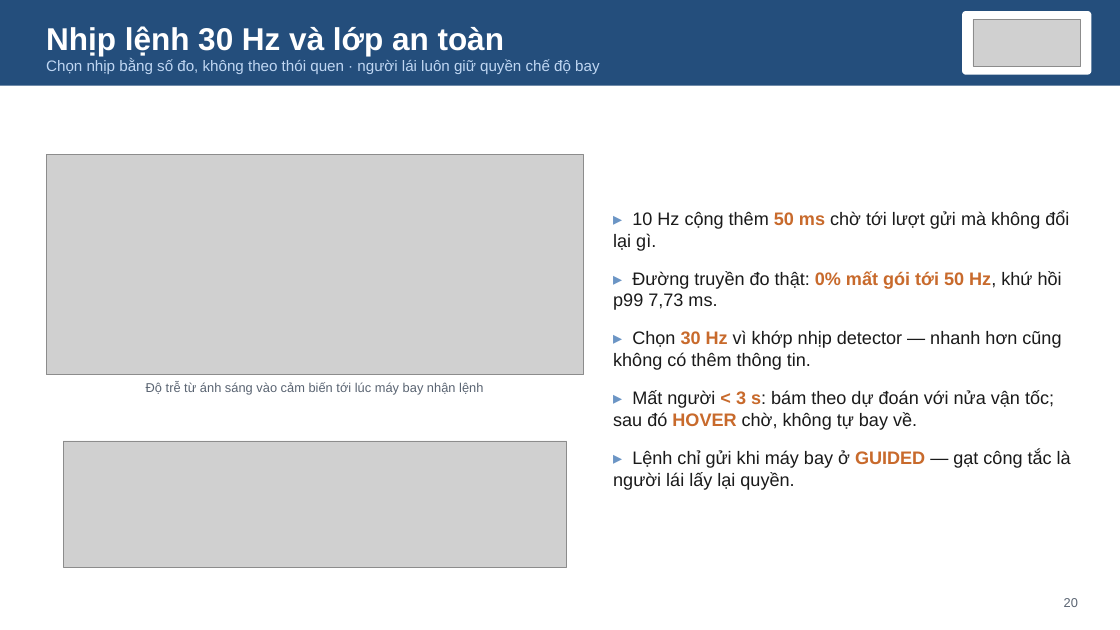
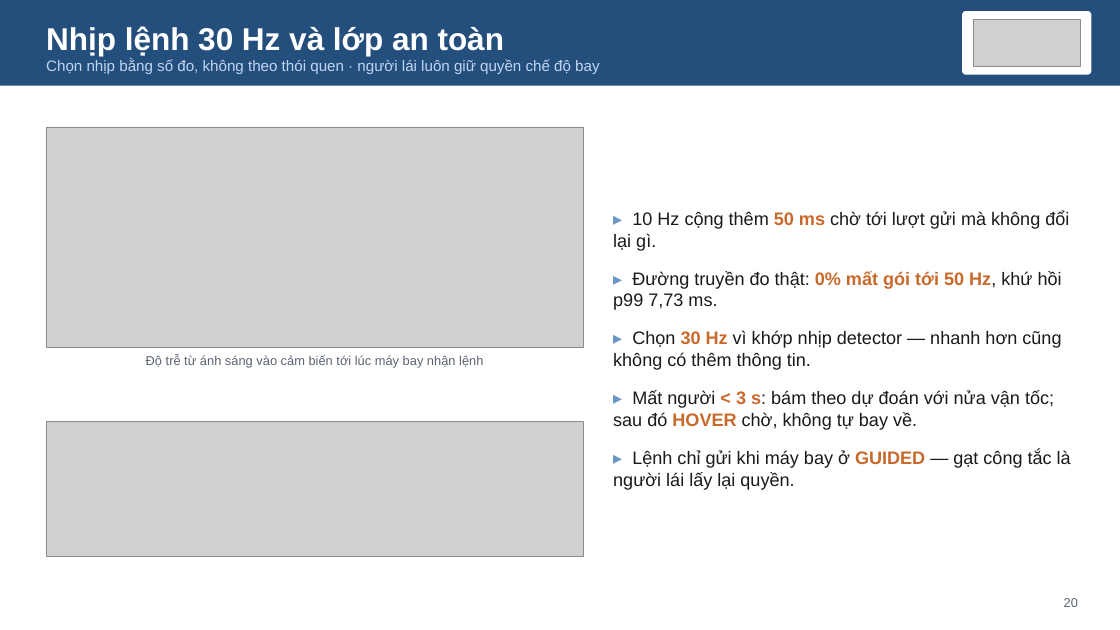
Before and after one commit to NhanHuynh2006/Drone_Following, a slide deck: slide 20 of nckh_SV2026-474/slides/SteadyDet-N_nghiem_thu_nhe.pptx. Drawn at 1120x630 pixels with LibreOffice and Linux fonts; fonts in the diff are those of the drawing; grey boxes stand for pictures. Boxes give left, top, right and bottom in pixels: in the first picture for what was removed or moved away, otherwise in the second. Text is boxed around its words. In the diff, an @@ line names an element or a change of style, - is before the commit and + after.

```diff
--- a/nckh_SV2026-474/slides/SteadyDet-N_nghiem_thu_nhe.pptx
+++ b/nckh_SV2026-474/slides/SteadyDet-N_nghiem_thu_nhe.pptx
@@ picture: place and size @@
-picture at [46,155,584,376]
+picture at [46,127,584,348]
@@ text "Độ trễ từ ánh sáng ...": place and size @@
-text "Độ trễ từ ánh sáng ..." at [146,382,483,395]
+text "Độ trễ từ ánh sáng ..." at [146,355,483,368]
@@ picture: place and size @@
-picture at [63,441,567,567]
+picture at [46,422,584,557]
```
Also in this commit, not shown: 2 other slides changed, 12 other files.
